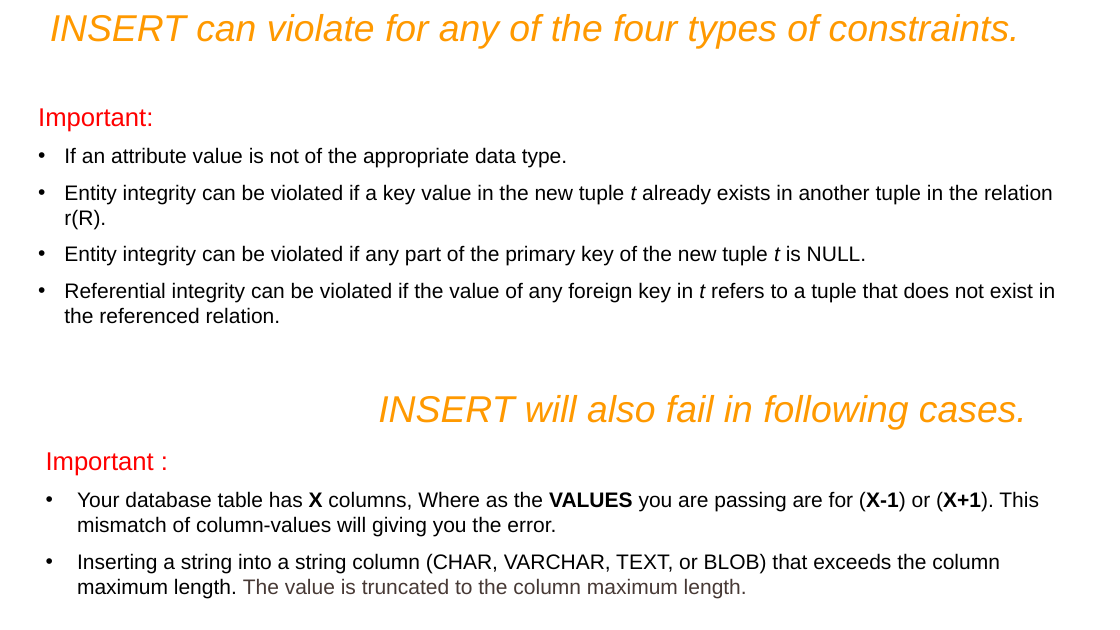
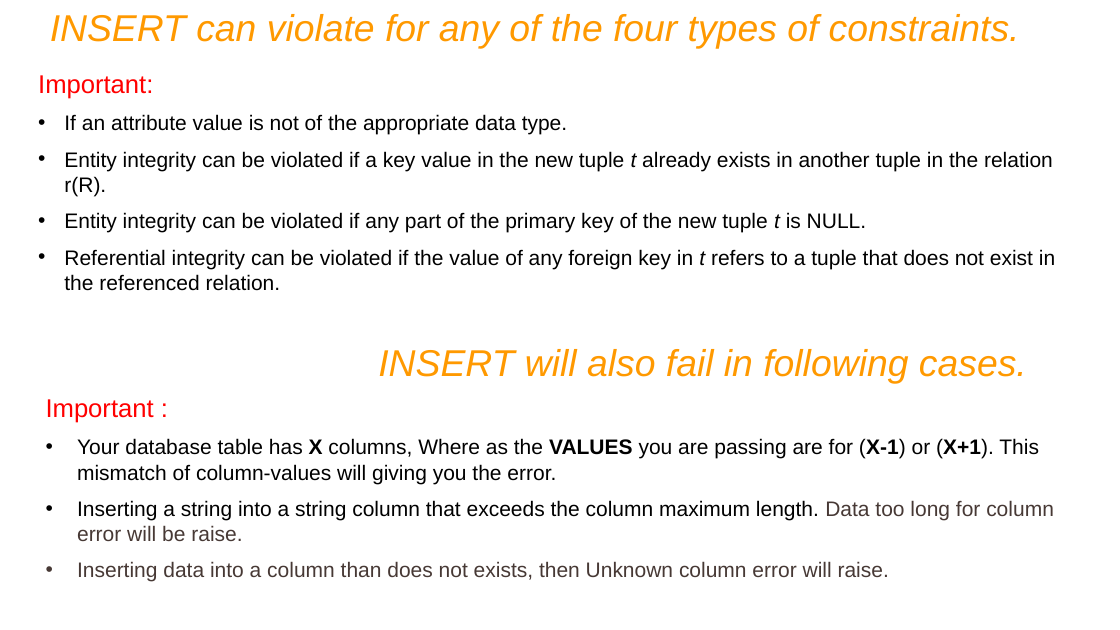
Before and after one commit to ShubhamPokale/DBMS_NOTES, a slide deck: slide 64 of IWAY MySQL PPT Ver9.pptx (slide 105 before the commit). Drawn at 1120x630 pixels with LibreOffice and Linux fonts; fonts in the diff are those of the drawing. Boxes give left, top, right and bottom in pixels: in the first picture for what was removed or moved away, otherwise in the second. Text is boxed around its words. In the diff, an @@ line names an element or a change of style, - is before the commit and + after.

```diff
--- a/IWAY MySQL PPT Ver9.pptx
+++ b/IWAY MySQL PPT Ver9.pptx
@@ text "Important:": place and size @@
-text "Important:" at (38,108,1055,324)
+text "Important:" at (38,75,1055,291)
@@ text "INSERT will also fail in ...": place and size @@
-text "INSERT will also fail in ..." at (378,395,1027,430)
+text "INSERT will also fail in ..." at (378,349,1027,383)
@@ text "Important :": place and size @@
-text "Important :" at (46,452,1039,599)
+text "Important :" at (46,399,1054,582)
@@ text at (77,500,1054,582): text changed; text colour #000000 to #473A35 @@
-• Inserting a string into a string column (CHAR, VARCHAR, TEXT, or BLOB) that exceeds the column maximum length. The value is truncated to the column maximum length.
+• Inserting a string into a string column that exceeds the column maximum length. Data too long for column error will be raise.
+• Inserting data into a column than does not exists, then Unknown column error will raise.
```
Also in this commit, not shown: 34 other slides changed, 39 slides added, 65 slides removed, 6 other files.
